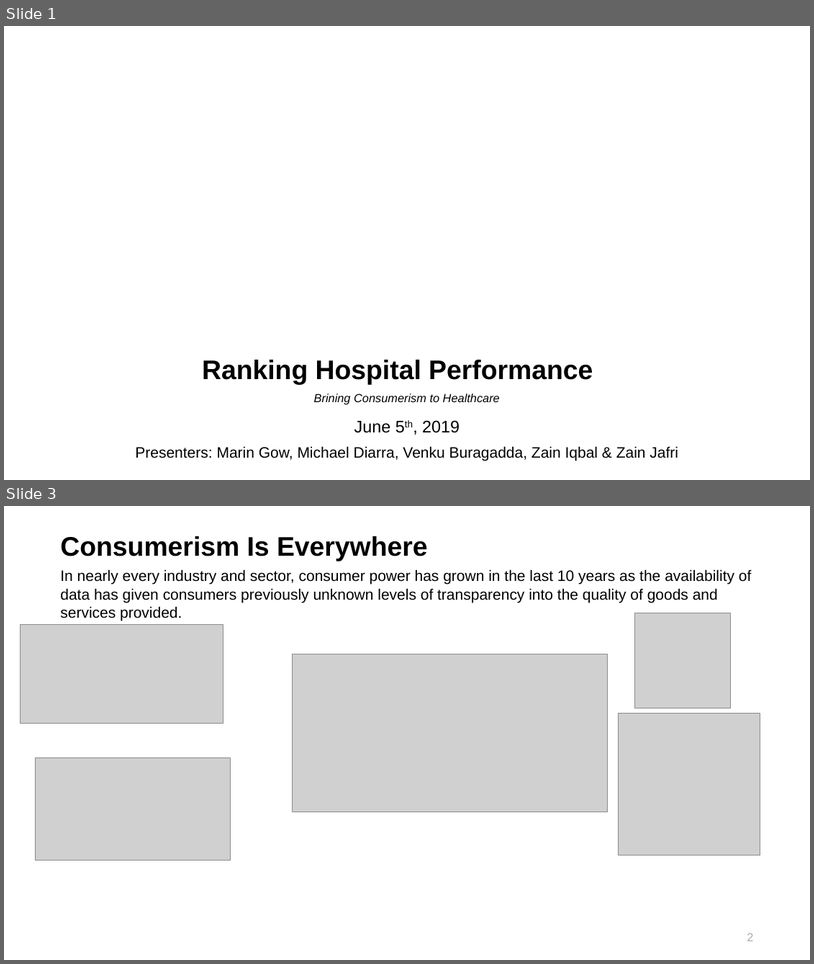
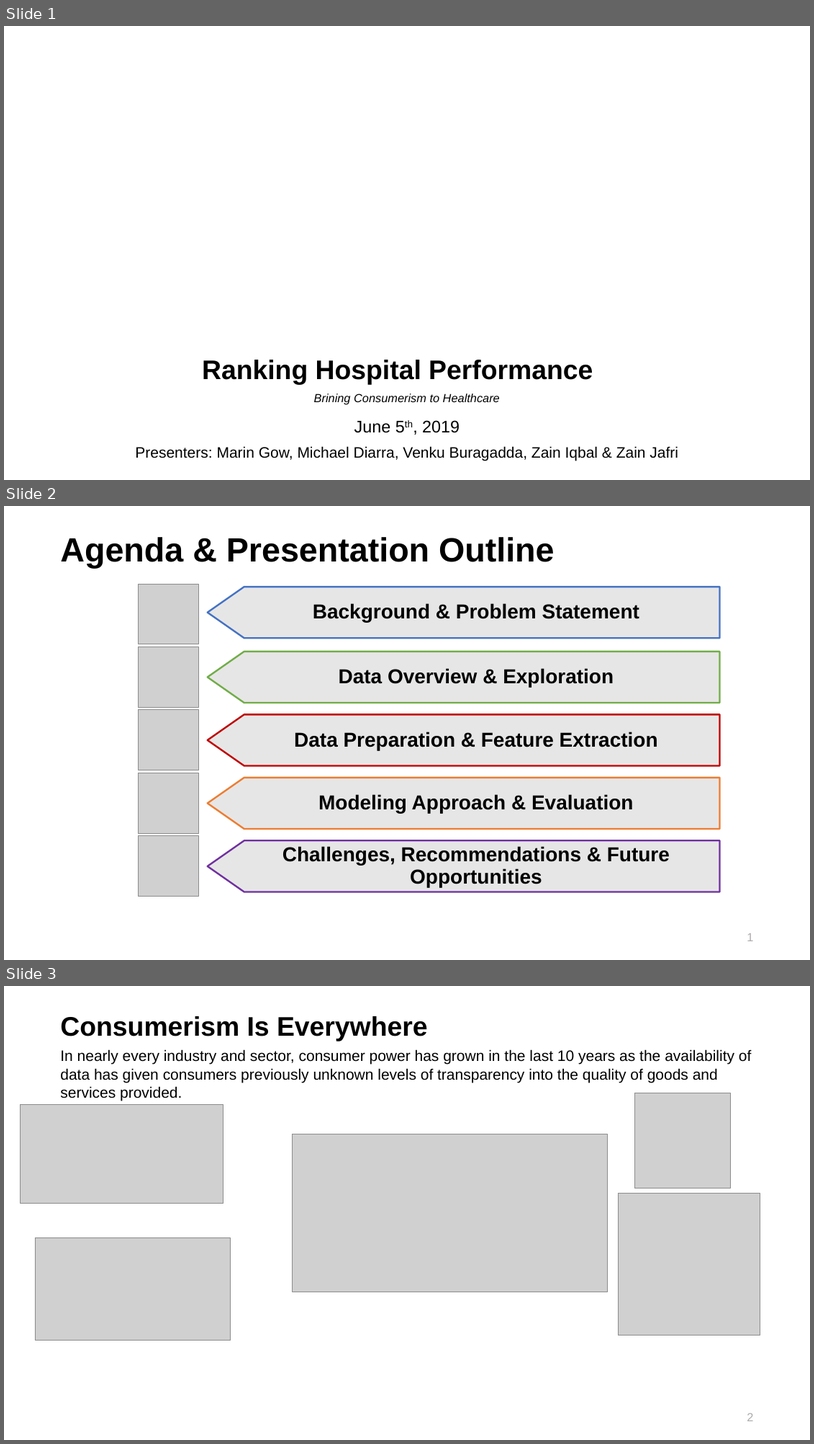
Before and after one commit to maringow/DataMiningGroupProject, a slide deck: Data Mining_Final Project_Hospital Ranking.pptx. Shown one above the other, each under a label of ours: slides 1 and 3 before the commit, slides 1, 2 and 3 after it; the slides between them are not shown. The pictures are 814x964 and 814x1444 pixels, drawn with LibreOffice and Linux fonts; fonts in the diff are those of the drawing; grey boxes stand for pictures; background and template pictures are left out. Boxes give left, top, right and bottom in pixels: in the first picture for what was removed or moved away, otherwise in the second. Text is boxed around its words. In the diff, an @@ line names an element or a change of style, - is before the commit and + after.

```diff
--- a/Data Mining_Final Project_Hospital Ranking.pptx
+++ b/Data Mining_Final Project_Hospital Ranking.pptx
@@ slide 2 added at [4,506,810,960], background picture (left out) @@
@@ title added at [60,537,555,569], 40 pt, text #000000, bold @@
+Agenda & Presentation Outline
@@ picture added at [139,584,199,644] @@
@@ freeform shape added at [208,587,720,638], fill #E7E6E6, outline #4472C4 2 pt, 24 pt, text #000000, bold @@
+Background & Problem Statement
@@ picture added at [139,647,199,708] @@
@@ freeform shape added at [208,651,720,703], fill #E7E6E6, outline #70AD47 2 pt, 24 pt, text #000000, bold @@
+Data Overview & Exploration
@@ picture added at [139,710,199,770] @@
@@ freeform shape added at [208,714,720,765], fill #E7E6E6, outline #C00000 2 pt, 24 pt, text #000000, bold @@
+Data Preparation & Feature Extraction
@@ picture added at [139,773,199,834] @@
@@ freeform shape added at [208,777,720,829], fill #E7E6E6, outline #ED7D31 2 pt, 24 pt, text #000000, bold @@
+Modeling Approach & Evaluation
@@ picture added at [139,836,199,896] @@
@@ freeform shape added at [208,841,720,892], fill #E7E6E6, outline #7030A0 2 pt, 24 pt, text #000000, bold @@
+Challenges, Recommendations & Future Opportunities
@@ page number added at [747,933,754,941], 14 pt, text #AEABAB @@
+1
```
Also in this commit, not shown: 1 slide changed, 1 other slide added, 3 slides removed.
